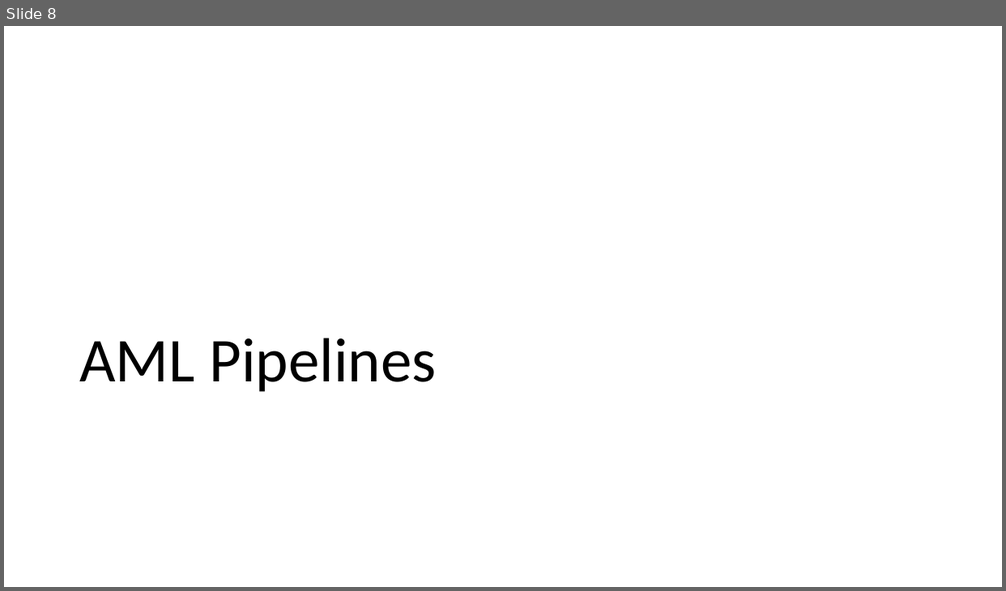
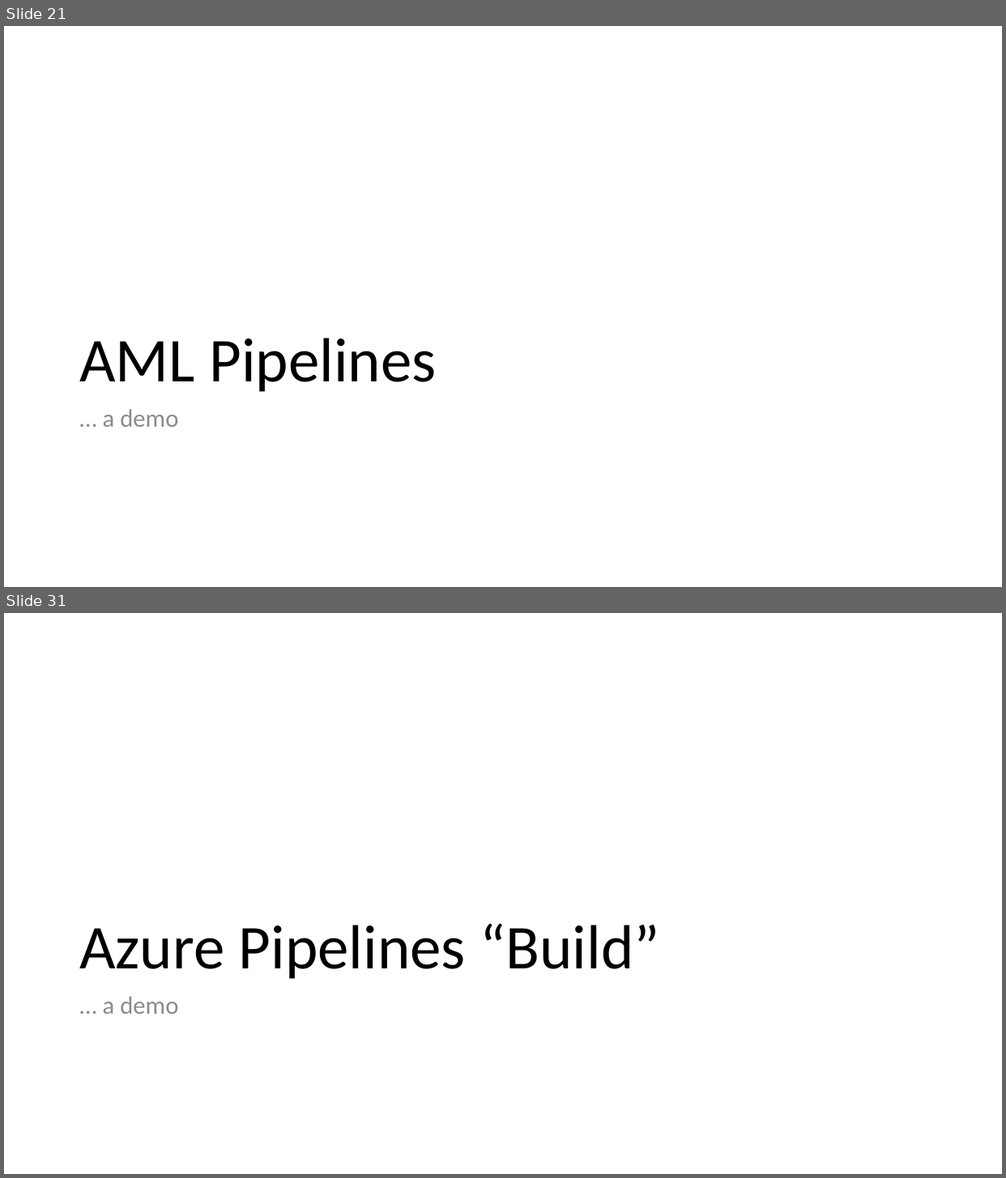
Before and after one commit to cloudscaleml/workshop, a slide deck: powerpoint/MLOps.pptx. Shown one above the other, each under a label of ours: slide 8 before the commit, slides 21 and 31 after it; the slides between them are not shown. The pictures are 1006x591 and 1006x1178 pixels, drawn with LibreOffice and Linux fonts; fonts in the diff are those of the drawing. Boxes give left, top, right and bottom in pixels: in the first picture for what was removed or moved away, otherwise in the second. Text is boxed around its words. In the diff, an @@ line names an element or a change of style, - is before the commit and + after.

```diff
--- a/powerpoint/MLOps.pptx
+++ b/powerpoint/MLOps.pptx
@@ slide 31 added at (4, 613, 1002, 1174), background #FFFFFF @@
@@ title added at (79, 923, 659, 979), 60 pt, text #000000 @@
+Azure Pipelines “Build”
@@ text added at (103, 996, 178, 1014), 24 pt, text #8C8C8C @@
+… a demo
@@ what was slide 8 is now slide 21 @@
@@ slide 21 changed as well @@
@@ text added at (103, 409, 178, 427), 24 pt, text #8C8C8C @@
+… a demo
```
Also in this commit, not shown: 34 other slides added, 15 slides removed.
